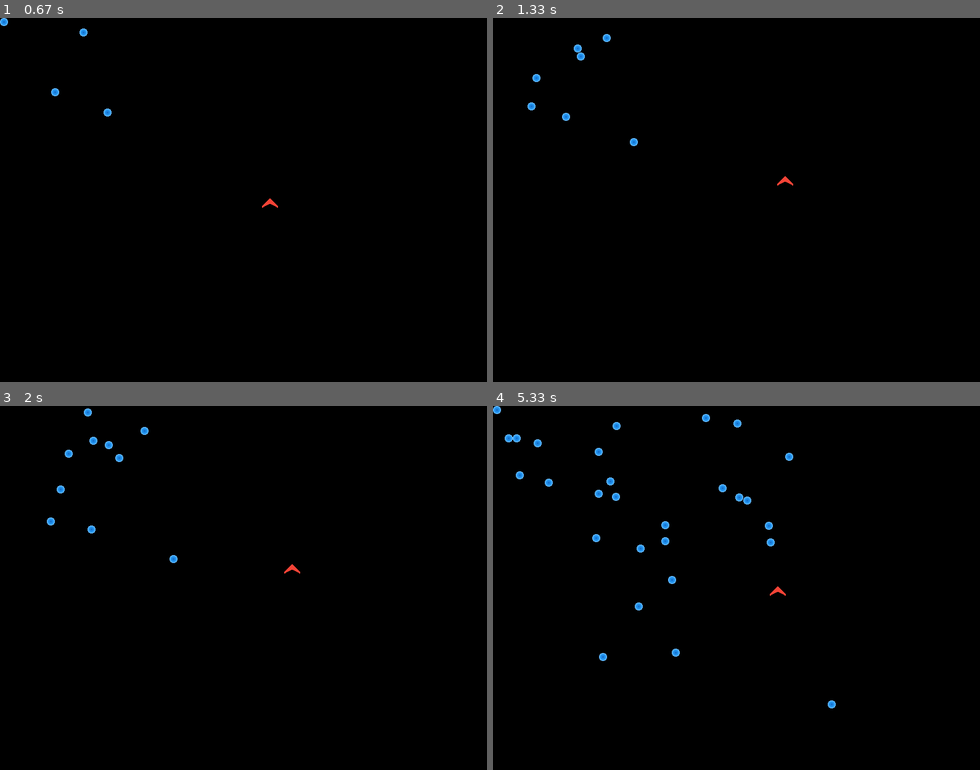
Above: before the commit, frames 1-4 (two rows, left to right).
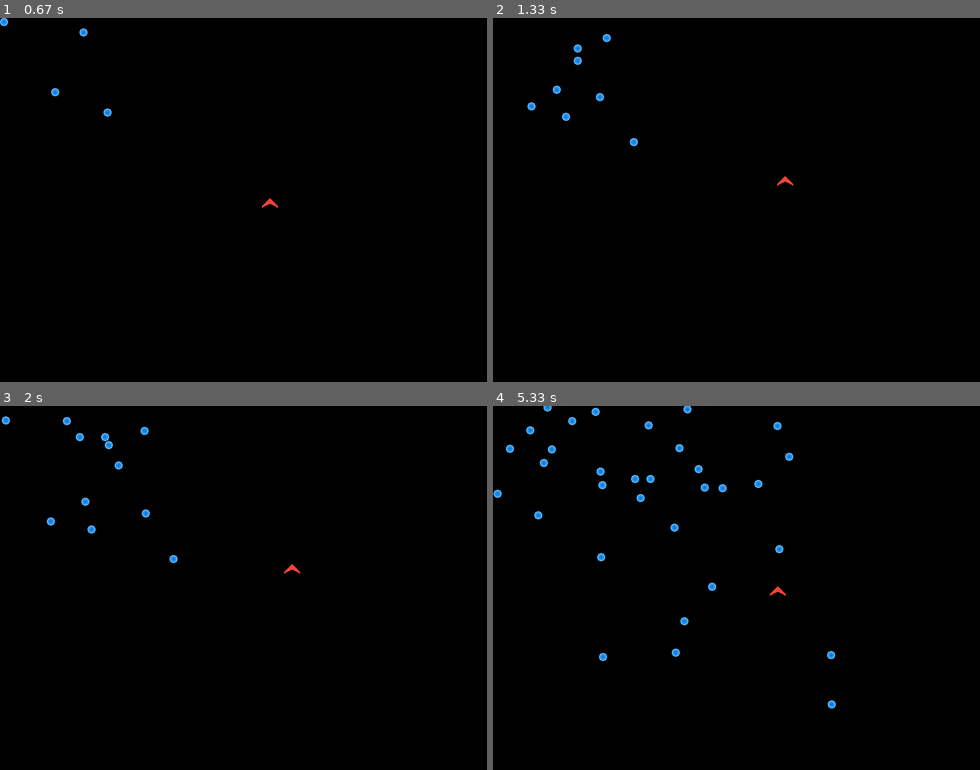
Above: after the commit, the same moments.

Repository: GrislyMe/pygameFinal
Game: pygame game, started from demo.py
The game is run twice, just before and just after one commit, with the same random seed, the same clock (stepped at 60 frames per second) and the same inputs.
Inputs:
- Up to frame 1 (0.67 s): hold Right from 0.33 s (still down)
- Up to frame 2 (1.33 s): release Right at 0.8 s; hold Up 0.83-1.13 s; hold Right from 1.17 s (still down)
- Up to frame 3 (2 s): release Right at 1.63 s; hold Left from 1.67 s (still down)
- Up to frame 4 (5.33 s): release Left at 2.2 s; hold Down 2.23-2.53 s; hold Left 2.57-2.97 s; hold Up 3-3.37 s; hold Right 3.4-4.03 s; hold Down 4.07-4.43 s; hold Left 4.47-4.93 s; hold Right from 4.97 s (still down)

Frame 1 is identical in both runs. In frame 2, 0.1% of the frame differs, in the area x 8-23%, y 9-23%; in frame 3, 0.4%; in frame 4, 1.5%, in the area x 0-71%, y 0-70%.

Commit message:
add new class to handle event, also fix input lag

Diff:
--- a/demo.py
+++ b/demo.py
@@ -2,32 +2,14 @@
 sys.path.append(".")
 from bullet import bullet
 from player import player
+from eventHandler import eventHandler
 import pygame
 import random
 
 # the basic demo about how to use all this function
 
 # Event handler
-def eventHandler(event):
-    dx = 0
-    dy = 0
-    # allow user to close the window by click th X on top right
-    if event.type == pygame.QUIT:
-        pygame.quit()
-        sys.exit()
-    # input detect
-    elif event.type == pygame.KEYDOWN:
-        keys = pygame.key.get_pressed()
-        if keys[pygame.K_UP]:
-            dy += -2
-        if keys[pygame.K_DOWN]:
-            dy += 2
-        if keys[pygame.K_LEFT]:
-            dx += -2
-        if keys[pygame.K_RIGHT]:
-            dx += 2
 
-    return (dx, dy)
 
 # window size
 winSize = (800, 600)
@@ -49,15 +31,19 @@
 # add player in sprite
 character.add(player())
 
+handler = eventHandler()
+
 clock = pygame.time.Clock()
+movement = pygame.math.Vector2(0, 0)
 frame = 1
 while True:
     # fps = 60
     # this while loop only run 60 times a sec
     clock.tick(60)
     frame += 1
-    for event in pygame.event.get():
-        movement = eventHandler(event)
+    handler.eventReceive()
+    movement = handler.getMomentum()
+
     # random generate bullet pos
     tempX = random.randint(0, winSize[0] / 5)
     tempY = random.randint(0, winSize[1] / 5)
@@ -89,9 +75,10 @@
         b.update()
         if b.isEnd():
             b.kill()
+    movement = pygame.math.Vector2(0, 0)
 
     # keep track current fps
-    if frame == 59:
+    if frame == 60:
         frame = 1
 # bye bye
 pygame.quit()
--- /dev/null
+++ b/eventHandler.py
@@ -0,0 +1,50 @@
+import pygame
+
+class eventHandler():
+    def __init__(self):
+        self.__dir = {"left":False, "right":False, "up":False, "down":False}
+
+    def eventReceive(self):
+        for event in pygame.event.get():
+            if event.type == pygame.QUIT:
+                pygame.quit()
+            elif event.type == pygame.KEYUP:
+                self.__checkUserKeyUp(event)
+            elif event.type == pygame.KEYDOWN:
+                self.__checkUserKeyDown(event)
+
+    def __checkUserKeyDown(self, event):
+        if event.type == pygame.KEYDOWN:
+            if event.key == pygame.K_UP:
+                self.__dir["up"] = True
+            elif event.key == pygame.K_DOWN:
+                self.__dir["down"] = True
+            if event.key == pygame.K_RIGHT:
+                self.__dir["right"] = True
+            elif event.key == pygame.K_LEFT:
+                self.__dir["left"] = True
+
+    def __checkUserKeyUp(self, event):
+        if event.type == pygame.KEYUP:
+            if event.key == pygame.K_UP:
+                self.__dir["up"] = False
+            elif event.key == pygame.K_DOWN:
+                self.__dir["down"] = False
+            if event.key == pygame.K_RIGHT:
+                self.__dir["right"] = False
+            elif event.key == pygame.K_LEFT:
+                self.__dir["left"] = False
+
+    def getMomentum(self):
+        dx = 0
+        dy = 0
+
+        if self.__dir["left"]:
+            dx += -2
+        if self.__dir["right"]:
+            dx += 2
+        if self.__dir["up"]:
+            dy += -2
+        if self.__dir["down"]:
+            dy += 2
+        return (dx, dy)
Not shown, added: .gitignore
